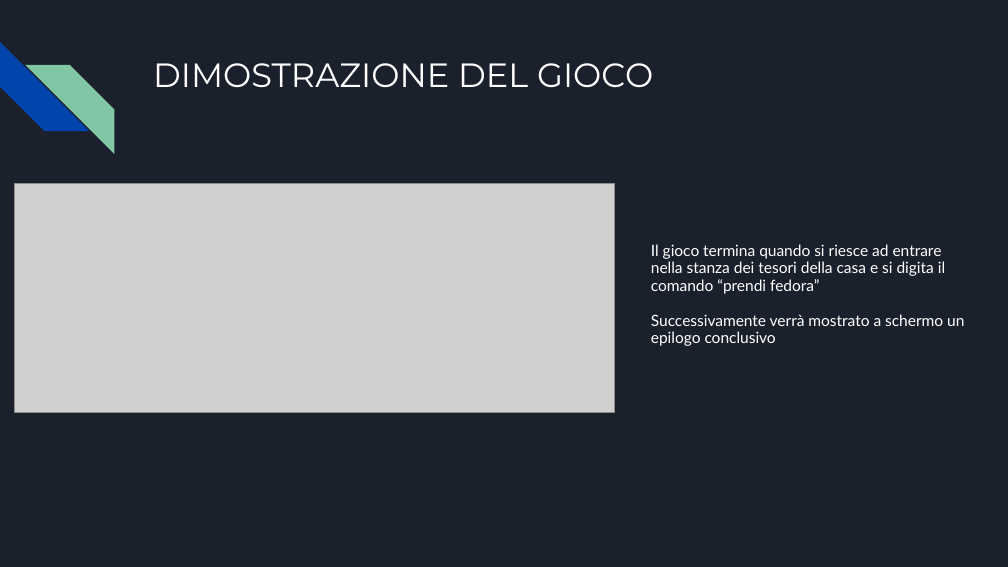
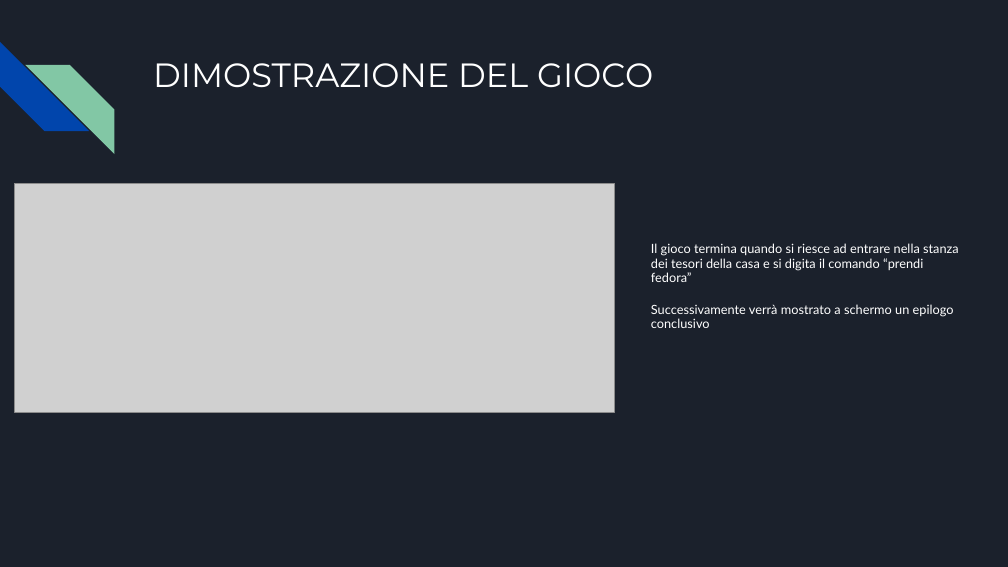
Before and after one commit to vitomarzocca/Esame-MAP, a slide deck: slide 21 of Presentazione senza titolo.pptx. Drawn at 1008x567 pixels with LibreOffice and Linux fonts; fonts in the diff are those of the drawing; grey boxes stand for pictures. Boxes give left, top, right and bottom in pixels: in the first picture for what was removed or moved away, otherwise in the second. Text is boxed around its words. In the diff, an @@ line names an element or a change of style, - is before the commit and + after.

```diff
--- a/Presentazione senza titolo.pptx
+++ b/Presentazione senza titolo.pptx
@@ text "Il gioco termina quando si ..." at box(651, 243, 959, 328): size 11.1 to 9.1 pt @@
```
Also in this commit, not shown: 10 other slides changed.
